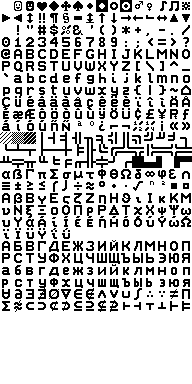
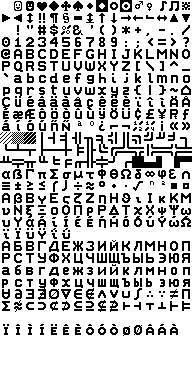
Layers edited between the first and the second 192 × 384 image:
added layer "Latin extended" above "Mathematical Operators" over [3, 324, 178, 336]
painted on "Mathematical Operators" over [3, 324, 178, 336]
